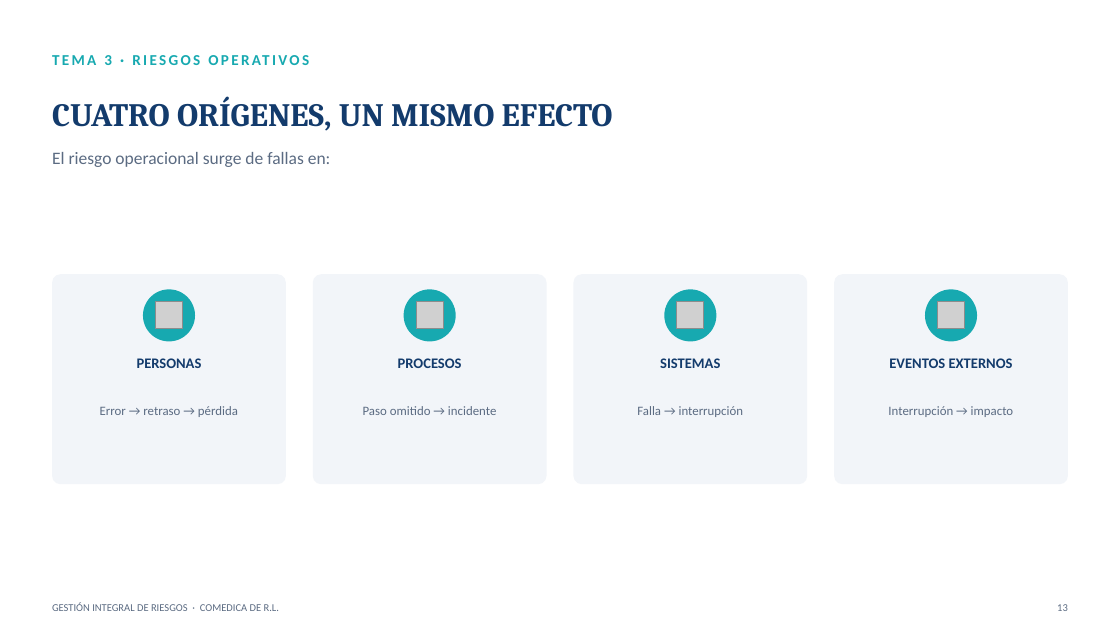
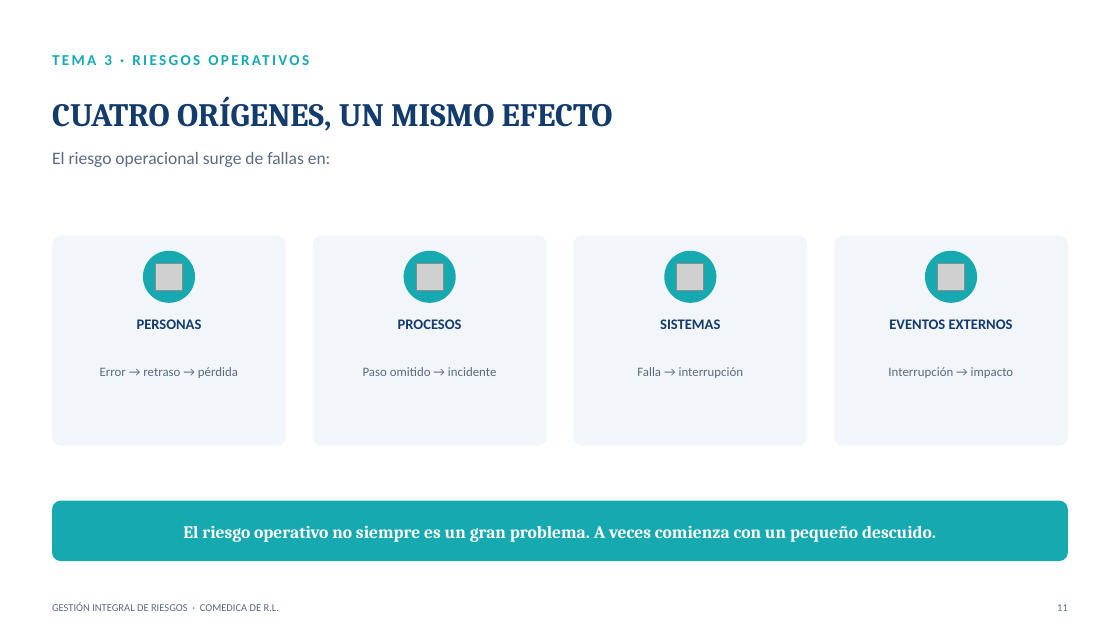
Before and after one commit to menjivar201280/riesgo, a slide deck: slide 11 of capacitacion-riesgos-2025/CAPACITACION_RIESGOS_2025.pptx (slide 13 before the commit). Drawn at 1120x630 pixels with LibreOffice and Linux fonts; fonts in the diff are those of the drawing; grey boxes stand for pictures. Boxes give left, top, right and bottom in pixels: in the first picture for what was removed or moved away, otherwise in the second. Text is boxed around its words. In the diff, an @@ line names an element or a change of style, - is before the commit and + after.

```diff
--- a/capacitacion-riesgos-2025/CAPACITACION_RIESGOS_2025.pptx
+++ b/capacitacion-riesgos-2025/CAPACITACION_RIESGOS_2025.pptx
@@ 8 texts, 4 pictures, 4 rounded rectangles, 4 ellipses: place and size @@
-8 texts, 4 pictures, 4 rounded rectangles, 4 ellipses at (52, 275, 1068, 485)
+8 texts, 4 pictures, 4 rounded rectangles, 4 ellipses at (52, 236, 1068, 446)
@@ rounded rectangle added at (52, 501, 1068, 561), fill #17A9B0 @@
@@ text added at (183, 526, 936, 542), 15 pt, text #FFFFFF, bold @@
+El riesgo operativo no siempre es un gran problema. A veces comienza con un pequeño descuido.
@@ text at (1057, 604, 1068, 611): text changed @@
-13
+11
```
Also in this commit, not shown: 26 other slides changed, 15 slides removed.
